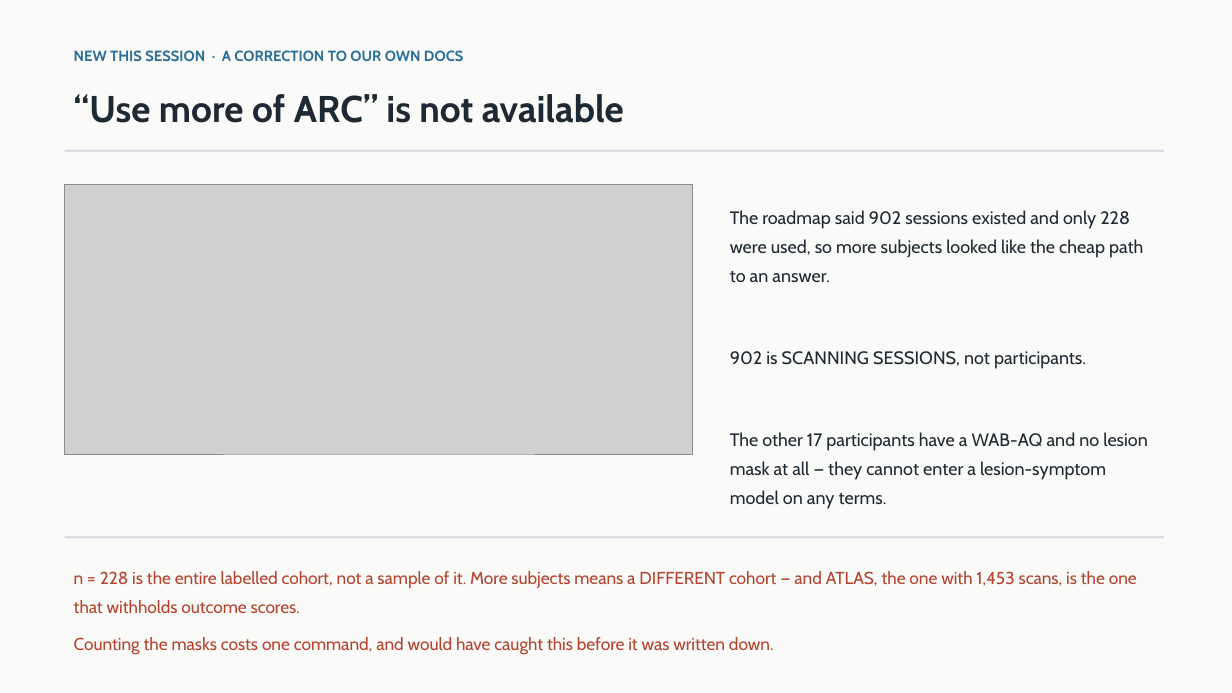
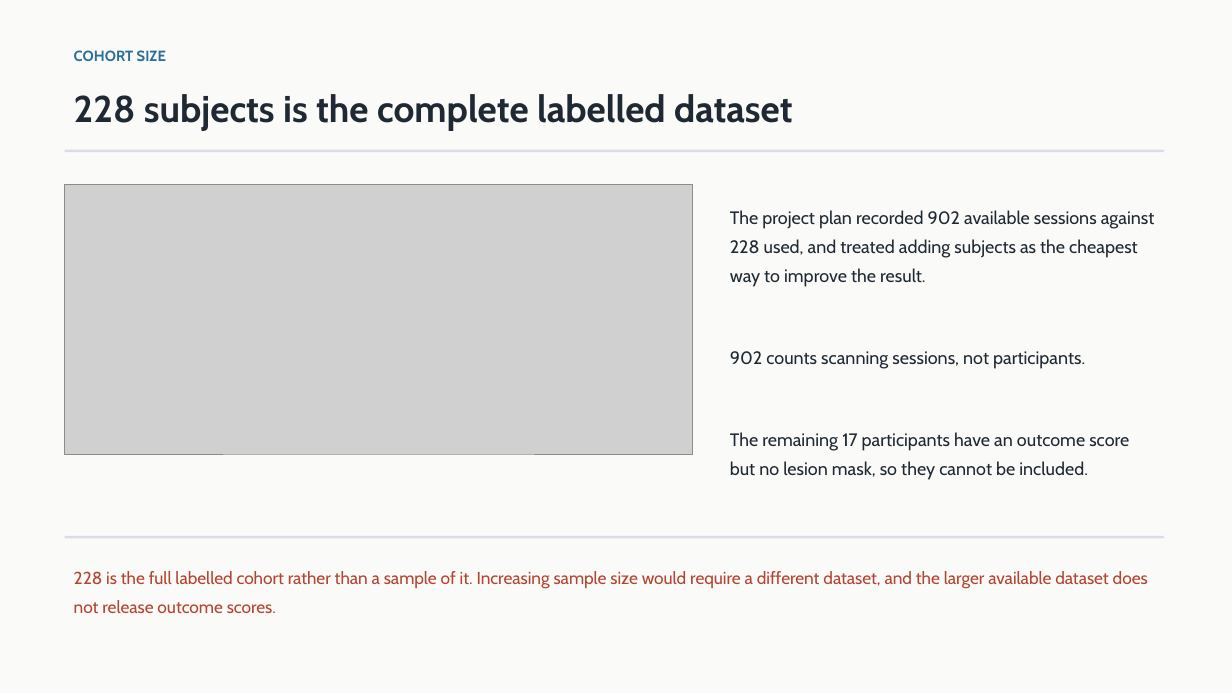
Before and after one commit to Manas-Maahir/SLP, a slide deck: slide 11 of docs/Lesion_Disconnection_Status.pptx. Drawn at 1232x693 pixels with LibreOffice and Linux fonts; fonts in the diff are those of the drawing; grey boxes stand for pictures. Boxes give left, top, right and bottom in pixels: in the first picture for what was removed or moved away, otherwise in the second. Text is boxed around its words. In the diff, an @@ line names an element or a change of style, - is before the commit and + after.

```diff
--- a/docs/Lesion_Disconnection_Status.pptx
+++ b/docs/Lesion_Disconnection_Status.pptx
@@ text at (x1=74, y1=50, x2=166, y2=61): text changed @@
-NEW THIS SESSION · A CORRECTION TO OUR OWN DOCS
+COHORT SIZE
@@ text at (x1=74, y1=94, x2=793, y2=131): text changed @@
-“Use more of ARC” is not available
+228 subjects is the complete labelled dataset
@@ text at (x1=730, y1=210, x2=1155, y2=480): text changed @@
-The roadmap said 902 sessions existed and only 228 were used, so more subjects looked like the cheap path to an answer.
-902 is SCANNING SESSIONS, not participants.
-The other 17 participants have a WAB-AQ and no lesion mask at all — they cannot enter a lesion-symptom model on any terms.
+The project plan recorded 902 available sessions against 228 used, and treated adding subjects as the cheapest way to improve the result.
+902 counts scanning sessions, not participants.
+The remaining 17 participants have an outcome score but no lesion mask, so they cannot be included.
@@ text at (x1=74, y1=571, x2=1148, y2=613): text changed @@
-n = 228 is the entire labelled cohort, not a sample of it. More subjects means a DIFFERENT cohort — and ATLAS, the one with 1,453 scans, is the one that withholds outcome scores.
-Counting the masks costs one command, and would have caught this before it was written down.
+228 is the full labelled cohort rather than a sample of it. Increasing sample size would require a different dataset, and the larger available dataset does not release outcome scores.
```
Also in this commit, not shown: 14 other slides changed, 1 other file.
